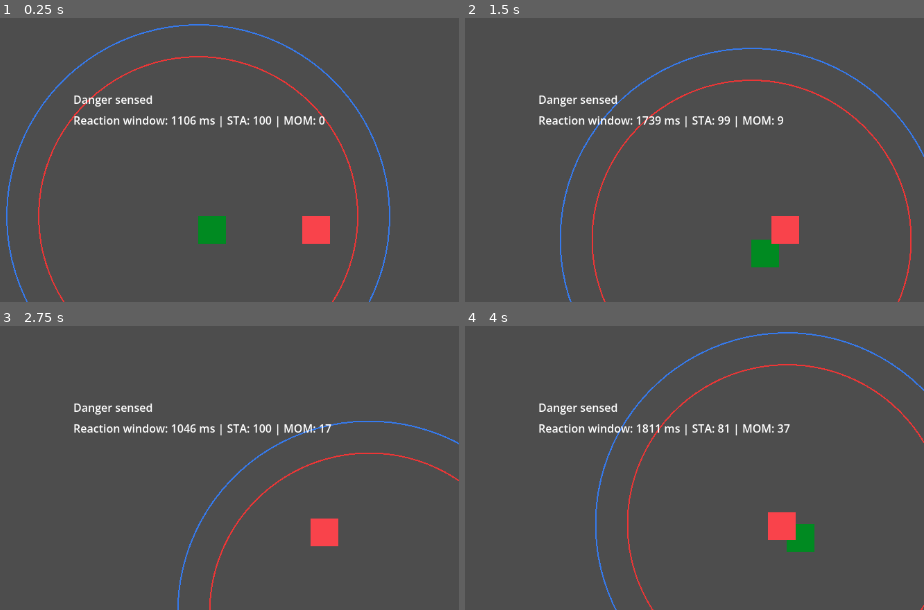
Above: before the commit, frames 1-4 (two rows, left to right).
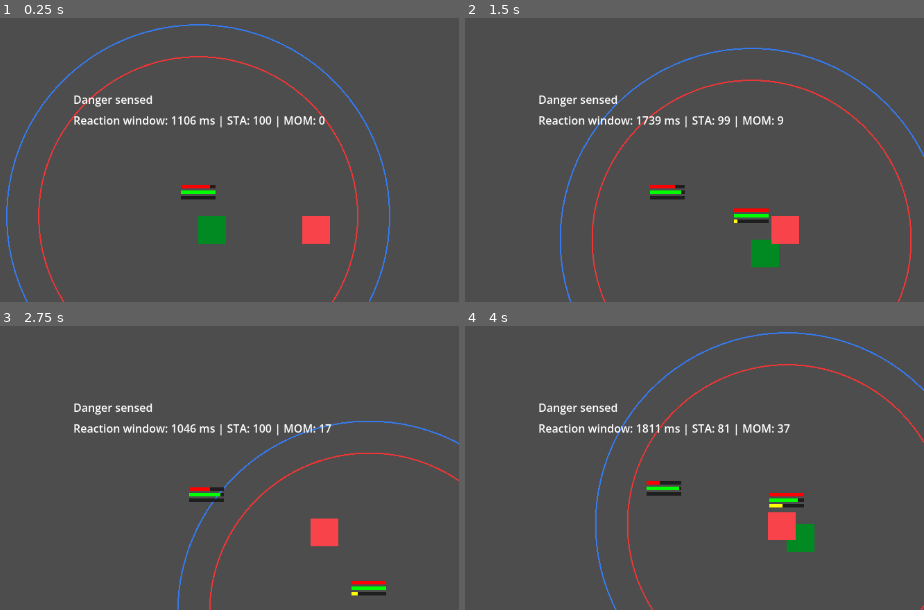
Above: after the commit, the same moments.

Repository: YungQuis290/a-true-story
Game: Godot game, scene res://scenes/prototypes/PrototypeCombat.tscn
Two runs of this game, one before a commit and one after it. Both use one fixed random seed, a clock stepped at 60 frames per second and the inputs below. The project has no main scene, so this scene is started directly.
Inputs:
- Up to frame 1 (0.25 s): no input
- Up to frame 2 (1.5 s): tap Enter (ui_accept) at 0.5, 0.77 s; hold Right (ui_right) 0.53-1.28 s; hold Shift 0.53-1.28 s; hold Down (ui_down) from 1.28 s (still down); tap Shift at 1.35 s
- Up to frame 3 (2.75 s): tap Enter (ui_accept) at 1.52 s; release Down (ui_down) at 2.03 s; hold Right (ui_right) from 2.03 s (still down); hold Shift from 2.03 s (still down)
- Up to frame 4 (4 s): release Right (ui_right) at 2.78 s; release Shift at 2.78 s; hold Up (ui_up) 2.78-3.53 s; tap Shift at 2.85 s; tap Enter (ui_accept) at 3.02, 3.77 s; hold Left (ui_left) from 3.53 s (still down); hold Shift from 3.53 s (still down)

The runs differ from the first frame. In frame 1, 0.3% of the frame differs, in the area x 39-48%, y 58-64%; in frame 2, 0.6%; in frame 3, 0.6%; in frame 4, 0.6%, in the area x 39-74%, y 54-65%.

Commit message:
Add actor health stamina and momentum bars

Diff:
--- a/scenes/prototypes/PrototypeCombat.tscn
+++ b/scenes/prototypes/PrototypeCombat.tscn
@@ -3,6 +3,7 @@
 [ext_resource type="Script" uid="uid://dv1iwrgt5xp1m" path="res://scripts/combat/PrototypeCombatController.gd" id="1_o67o4"]
 [ext_resource type="Script" uid="uid://ljrdl05kxbxf" path="res://scripts/combat/CombatActor.gd" id="1_scra0"]
 [ext_resource type="Script" uid="uid://dunjb1myiw58r" path="res://scripts/combat/SensorRings.gd" id="3_65v4s"]
+[ext_resource type="Script" uid="uid://cnw3sf5l5ns1n" path="res://scripts/combat/ActorBars.gd" id="4_1f4oj"]
 
 [sub_resource type="RectangleShape2D" id="RectangleShape2D_scra0"]
 
@@ -25,6 +26,9 @@
 [node name="SensorRings" type="Node2D" parent="Player" unique_id=2052013662]
 script = ExtResource("3_65v4s")
 
+[node name="StatusBars" type="Node2D" parent="Player" unique_id=159283848]
+script = ExtResource("4_1f4oj")
+
 [node name="TestNPC" type="CharacterBody2D" parent="." unique_id=1434331846]
 position = Vector2(350, 200)
 script = ExtResource("1_scra0")
@@ -38,4 +42,8 @@
 offset_bottom = 40.0
 color = Color(0.9764706, 0.2627451, 0.29411766, 1)
 
+[node name="StatusBars2" type="Node2D" parent="TestNPC" unique_id=1742355717]
+position = Vector2(-150, 0)
+script = ExtResource("4_1f4oj")
+
 [node name="Camera2D" type="Camera2D" parent="." unique_id=551928606]
--- /dev/null
+++ b/scripts/combat/ActorBars.gd
@@ -0,0 +1,53 @@
+extends Node2D
+class_name ActorBars
+
+# This script should be attached under a CombatActor.
+# Example:
+# Player
+# └── ActorBars
+
+@onready var actor: CombatActor = get_parent() as CombatActor
+
+var bar_width: float = 50.0
+var bar_height: float = 5.0
+
+func _process(_delta: float) -> void:
+	# Redraw every frame because health, stamina, and momentum can change.
+	queue_redraw()
+
+func _draw() -> void:
+	if actor == null:
+		return
+
+	# Draw bars slightly above the character.
+	var start_pos: Vector2 = Vector2(-25, -45)
+
+	# Health bar.
+	_draw_bar(start_pos, actor.health, 120.0, Color.RED)
+
+	# Stamina bar.
+	_draw_bar(start_pos + Vector2(0, 8), actor.stamina, actor.max_stamina, Color.GREEN)
+
+	# Momentum bar.
+	_draw_bar(start_pos + Vector2(0, 16), actor.momentum, 100.0, Color.YELLOW)
+
+func _draw_bar(pos: Vector2, value: float, max_value: float, fill_color: Color) -> void:
+	# Prevent divide-by-zero.
+	var safe_max: float = max(1.0, max_value)
+
+	# Convert value to 0.0 - 1.0.
+	var ratio: float = clamp(value / safe_max, 0.0, 1.0)
+
+	# Background bar.
+	draw_rect(
+		Rect2(pos, Vector2(bar_width, bar_height)),
+		Color(0.1, 0.1, 0.1, 0.9),
+		true
+	)
+
+	# Filled bar.
+	draw_rect(
+		Rect2(pos, Vector2(bar_width * ratio, bar_height)),
+		fill_color,
+		true
+	)
Not shown, added: scripts/combat/ActorBars.gd.uid
